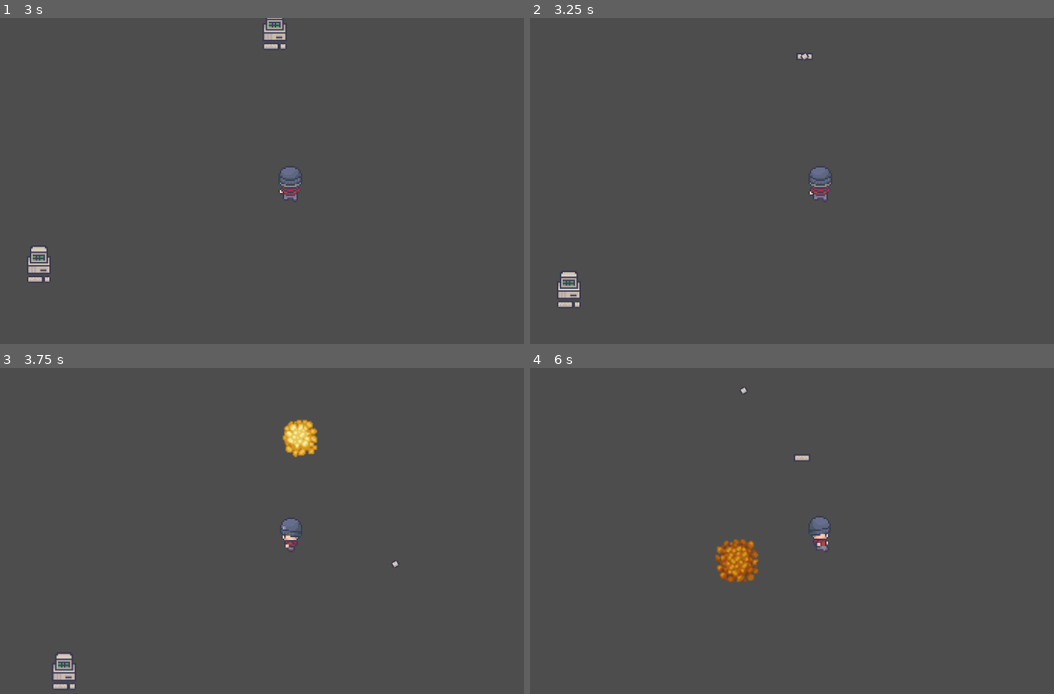
Above: before the commit, frames 1-4 (two rows, left to right).
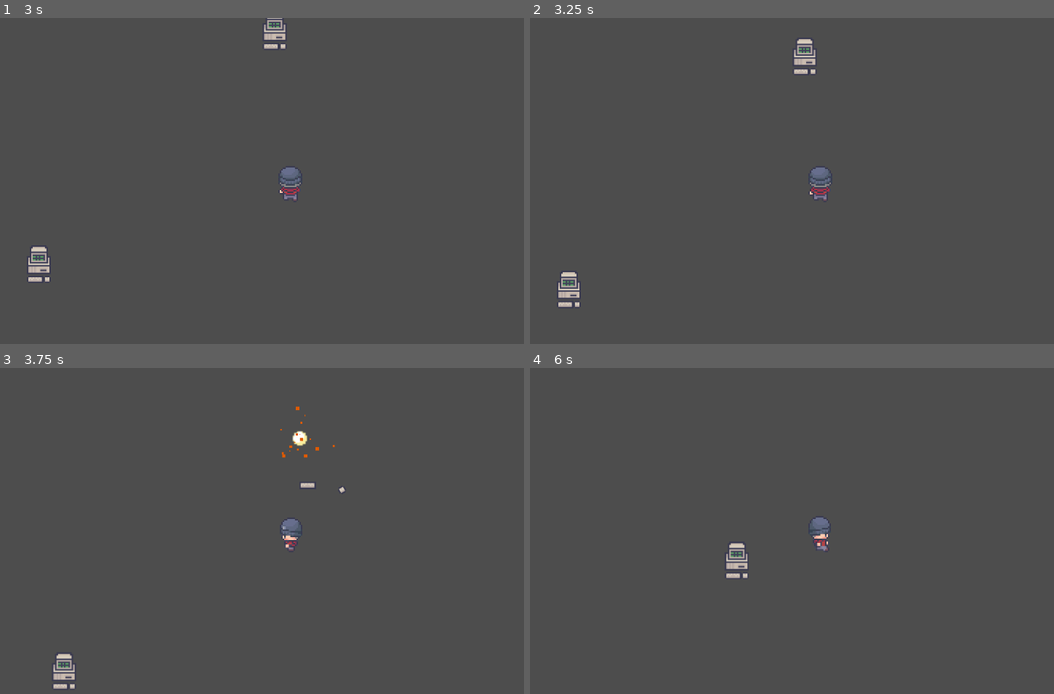
Above: after the commit, the same moments.

Repository: DaDave/JameGam-49
Game: Godot game, scene res://scenes/test.tscn
The game is run twice, just before and just after one commit, with the same random seed, the same clock (stepped at 60 frames per second) and the same inputs.
Inputs:
- Up to frame 1 (3 s): tap Enter (player_interact) at 0.5, 1.35, 2.85 s; hold D (player_right) 0.53-1.28 s; tap Space (player_dodge) at 0.6, 2.1 s; hold S (player_down) 1.28-2.03 s; hold D (player_right) 2.03-2.78 s; hold Up (player_up) from 2.78 s (still down)
- Up to frame 2 (3.25 s): keep holding Up (player_up)
- Up to frame 3 (3.75 s): release Up (player_up) at 3.53 s; hold Left (player_left) from 3.53 s (still down); tap Space (player_dodge) at 3.6 s
- Up to frame 4 (6 s): tap Enter (player_interact) at 4.35, 5.85 s; release Left (player_left) at 5.03 s; hold S (player_down) 5.03-5.78 s; tap Space (player_dodge) at 5.1 s; hold D (player_right) from 5.78 s (still down)

Frame 1 is identical in both runs. In frame 2, 0.3% of the frame differs, in the area x 50-55%, y 6-18%; in frame 3, 0.7%; in frame 4, 0.9%, in the area x 35-54%, y 6-66%.
Error in both runs: Cannot call method 'show' on a null value. (res://scenes/game_manager/game_manager.gd:62)

Commit message:
trigger explosion percentage

Diff:
--- a/scenes/explosiv_object/explosion_object.gd
+++ b/scenes/explosiv_object/explosion_object.gd
@@ -14,23 +14,28 @@
 		projectile_angle_rad = deg_to_rad(value)
 var projectile_angle_rad:float
 @export var projectile_objects:Array[Resource]
-@export var pixel_for_explosion:int = 1000
+@export var pixel_for_explosion:float = 5000
+@export var base_percentage:float = 5
+var calculated_percentage:float = 0
+@export var timer_ticks:float = 0.3
 
 var is_exploded:bool = false
 var movement_pixel:int = 0 :
 	set(value):
-		if (movement_pixel >= pixel_for_explosion && !is_exploded):
-			_explode()
+		if (!is_exploded):
+			_calculate_percentage()
 		movement_pixel = value
 
 var player:Player
 var last_position:Vector2
+var random_number_generator = RandomNumberGenerator.new()
 #endregion
 
 func _ready() -> void:
 	animated_sprite.visible = true
 	danger_area.body_entered.connect(_on_danger_area_2d_body_entered)
 	danger_area.body_exited.connect(_on_danger_area_2d_body_exited)
+	%TimerExplosion.wait_time = timer_ticks
 
 func _process(_delta) -> void:
 	_track_player()
@@ -53,7 +58,9 @@
 	%Sprite_Explosion.play()
 	animated_sprite.visible = false
 	collision_area.collision_layer = 0
+#endregion
 
+#region projectiles
 func _spawn_projectiles() -> void:
 	for count in count_per_projectile:
 		for projectile in projectile_objects:
@@ -99,12 +106,23 @@
 	if (last_position != null):
 		movement_pixel += int((player_position - last_position).length())
 	last_position = player_position
+
+func _calculate_percentage() -> void:
+	calculated_percentage = movement_pixel / pixel_for_explosion * 100
 #endregion
 
 func _on_danger_area_2d_body_entered(body) -> void:
 	if (body is Player):
 		player = body
+		%TimerExplosion.start()
 
 func _on_danger_area_2d_body_exited(body) -> void:
 	if (body is Player):
 		player = null
+		if (%TimerExplosion != null):
+			%TimerExplosion.stop()
+
+func _on_timer_explosion_timeout():
+	var random_number = random_number_generator.randf_range(0, 100)
+	if (random_number <= (base_percentage + calculated_percentage) && !is_exploded):
+		_explode()
--- a/scenes/explosiv_object/explosion_object.tscn
+++ b/scenes/explosiv_object/explosion_object.tscn
@@ -167,3 +167,9 @@
 lifetime = 0.25
 one_shot = true
 process_material = SubResource("ParticleProcessMaterial_wmxbn")
+
+[node name="TimerExplosion" type="Timer" parent="."]
+unique_name_in_owner = true
+wait_time = 0.3
+
+[connection signal="timeout" from="TimerExplosion" to="." method="_on_timer_explosion_timeout"]
--- a/scenes/test.tscn
+++ b/scenes/test.tscn
@@ -3,7 +3,7 @@
 [ext_resource type="PackedScene" uid="uid://bv3co3tcjuqgx" path="res://scenes/player/Player.tscn" id="1_errlg"]
 [ext_resource type="PackedScene" uid="uid://c0e2x3alfe40x" path="res://scenes/explosiv_object/explosion_object.tscn" id="3_74lek"]
 [ext_resource type="PackedScene" uid="uid://c8twy8ul1endc" path="res://scenes/projectiles/keyboard/keyboard.tscn" id="3_iyx0m"]
-[ext_resource type="Texture2D" uid="uid://x8y7nron08qg" path="res://scenes/explosiv_object/sprites/computer.png" id="4_74lek"]
+[ext_resource type="Texture2D" uid="uid://x8y7nron08qg" path="res://scenes/explosiv_object/computer/computer.png" id="4_74lek"]
 
 [sub_resource type="SpriteFrames" id="SpriteFrames_j5jx5"]
 animations = [{
@@ -39,7 +39,6 @@
 animated_sprite = NodePath("AnimatedSprite2D")
 collision_area = NodePath("CollisionArea2D")
 danger_area = NodePath("DangerArea2D")
-pixel_for_explosion = 500
 
 [node name="AnimatedSprite2D" type="AnimatedSprite2D" parent="Computers/PC"]
 sprite_frames = SubResource("SpriteFrames_j5jx5")
@@ -62,7 +61,6 @@
 animated_sprite = NodePath("AnimatedSprite2D")
 collision_area = NodePath("CollisionArea2D")
 danger_area = NodePath("DangerArea2D")
-pixel_for_explosion = 500
 
 [node name="AnimatedSprite2D" type="AnimatedSprite2D" parent="Computers/PC2"]
 sprite_frames = SubResource("SpriteFrames_j5jx5")
@@ -85,7 +83,6 @@
 animated_sprite = NodePath("AnimatedSprite2D")
 collision_area = NodePath("CollisionArea2D")
 danger_area = NodePath("DangerArea2D")
-pixel_for_explosion = 500
 
 [node name="AnimatedSprite2D" type="AnimatedSprite2D" parent="Computers/PC3"]
 sprite_frames = SubResource("SpriteFrames_j5jx5")
